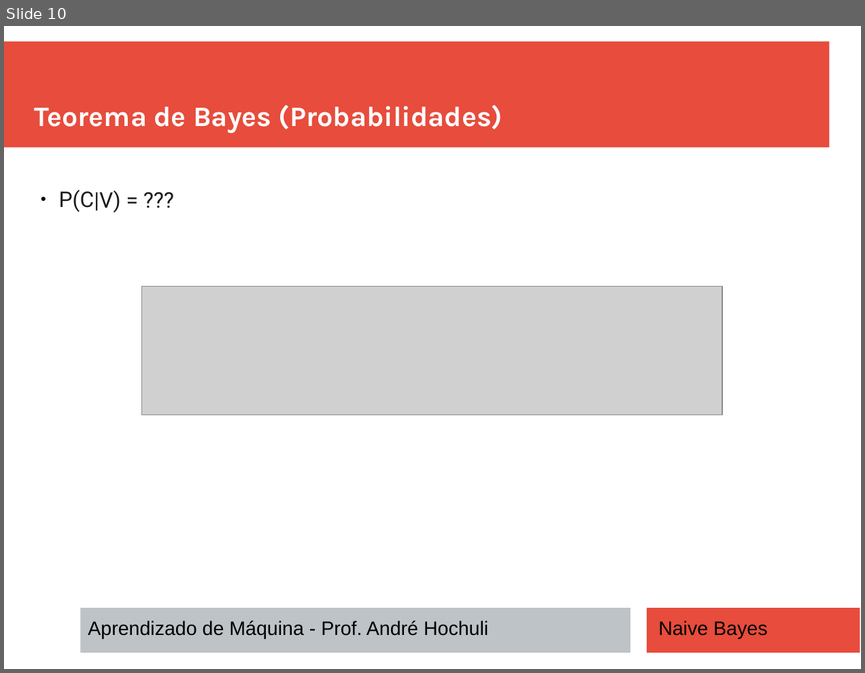
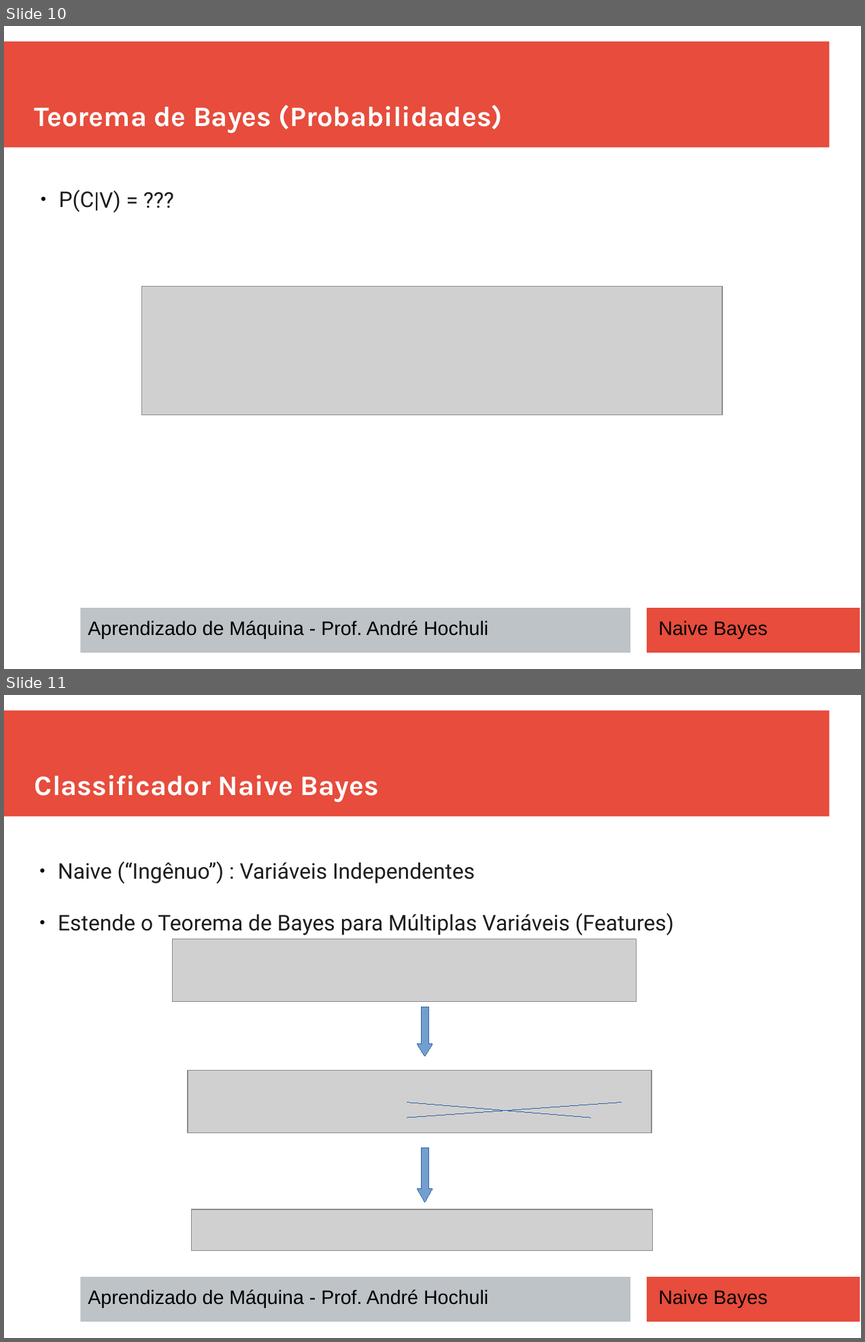
Before and after one commit to andrehochuli/teaching, a slide deck: AprendizadoMaquina/Tópico 02 - Aprendizado Supervisionado/Tópico 02 - Aprendizado-Supervisionado - Naive Bayes.pptx. Shown one above the other, each under a label of ours: slide 10 before the commit, slides 10 and 11 after it. The pictures are 865x673 and 865x1342 pixels, drawn with LibreOffice and Linux fonts; fonts in the diff are those of the drawing; grey boxes stand for pictures. Boxes give left, top, right and bottom in pixels: in the first picture for what was removed or moved away, otherwise in the second. Text is boxed around its words. In the diff, an @@ line names an element or a change of style, - is before the commit and + after.

Commit message:
Preparando Naive Bayes

```diff
--- a/AprendizadoMaquina/Tópico 02 - Aprendizado Supervisionado/Tópico 02 - Aprendizado-Supervisionado - Naive Bayes.pptx
+++ b/AprendizadoMaquina/Tópico 02 - Aprendizado Supervisionado/Tópico 02 - Aprendizado-Supervisionado - Naive Bayes.pptx
@@ slide 11 added at [4,695,861,1338], background #FFFFFF; not listed: 3 template elements that a slide beside it also shows @@
@@ text added at [35,775,379,802], 26 pt, text #FFFFFF, bold @@
+Classificador Naive Bayes
@@ text added at [58,861,674,935], 20 pt, text #1C1C1C @@
+● Naive (“Ingênuo”) : Variáveis Independentes
+● Estende o Teorema de Bayes para Múltiplas Variáveis (Features)
@@ picture added at [173,939,637,1001] @@
@@ freeform shape added at [417,1008,432,1057], fill #729FCF, outline #3465A4 0 pt @@
@@ picture added at [188,1070,651,1133] @@
@@ line added from (407, 1102) to (590, 1117), #3465A4 0 pt @@
@@ line added from (407, 1117) to (621, 1102), #3465A4 0 pt @@
@@ freeform shape added at [417,1149,432,1202], fill #729FCF, outline #3465A4 0 pt @@
@@ picture added at [192,1209,653,1250] @@
@@ text added at [88,1289,488,1307], 18 pt, text #000000 @@
+Aprendizado de Máquina - Prof. André Hochuli
@@ text added at [658,1289,767,1307], 18 pt, text #000000 @@
+Naive Bayes
```
Also in this commit, not shown: 1 slide changed, 7 other slides added.
